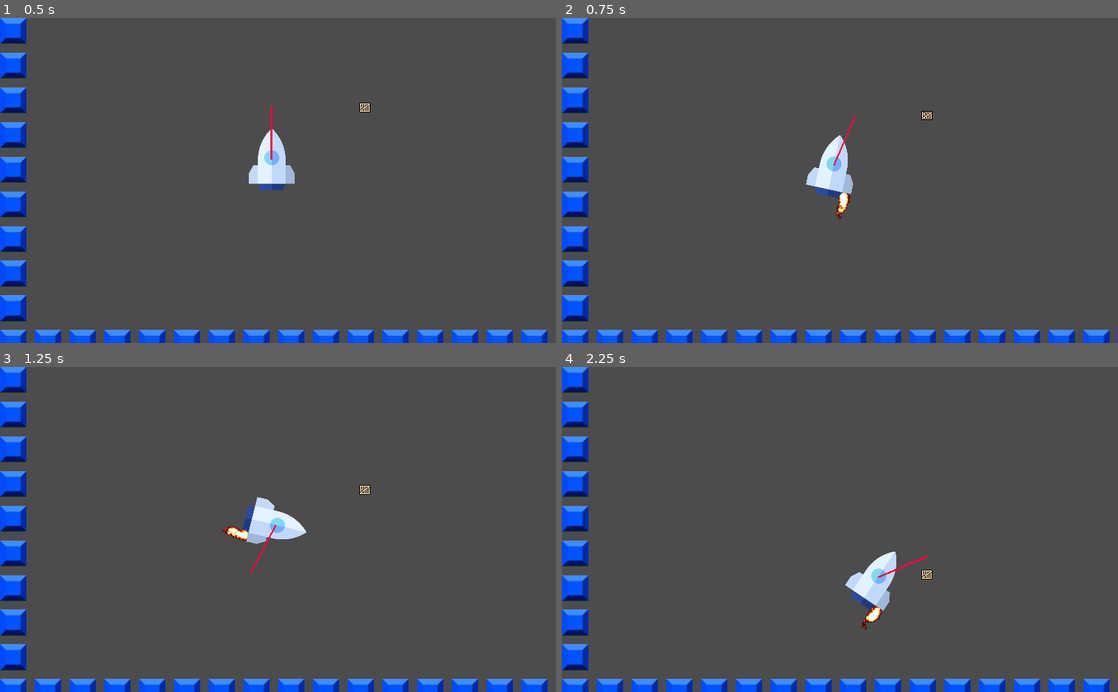
Above: before the commit, frames 1-4 (two rows, left to right).
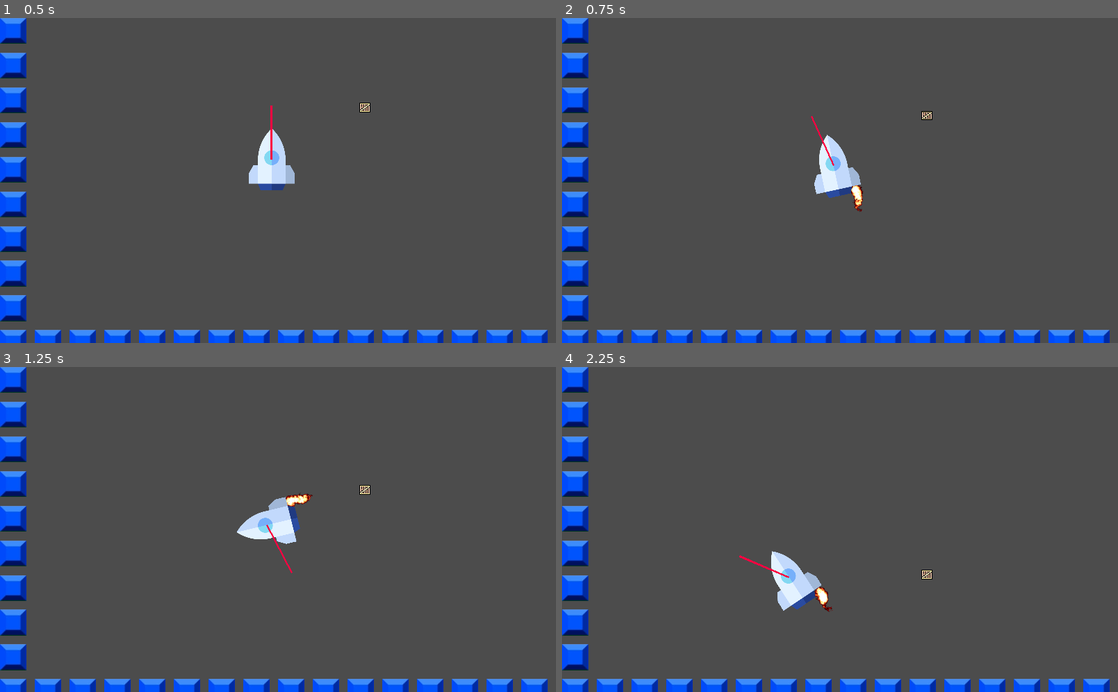
Above: after the commit, the same moments.

Repository: paul-asvb/raekaetae
Game: Godot game, scene res://levels/testLevel.tscn
Two runs of this game, one before a commit and one after it. Both use one fixed random seed, a clock stepped at 60 frames per second and the inputs below.
Inputs:
- Up to frame 1 (0.5 s): no input
- Up to frame 2 (0.75 s): hold Right (move_right) from 0.53 s (still down)
- Up to frame 3 (1.25 s): keep holding Right (move_right)
- Up to frame 4 (2.25 s): release Right (move_right) at 1.28 s; hold A (move_left) 1.28-2.03 s; hold Right (move_right) from 2.03 s (still down)

Frame 1 is identical in both runs. In frame 2, 1.0% of the frame differs, in the area x 43-55%, y 30-62%; in frame 3, 1.4%; in frame 4, 2.3%, in the area x 31-66%, y 56-81%.

Commit message:
update torque direction

Diff:
--- a/actors/player.gd
+++ b/actors/player.gd
@@ -18,7 +18,7 @@
 	if right ==	 1 :
 		get_node("fireRight").visible = true
 		var boosterForceRight = Vector2(0,-force).rotated(playerrotation)
-		apply_torque_impulse(+boosterTorque)
+		apply_torque_impulse(-boosterTorque)
 
 		apply_central_impulse(boosterForceRight)
 
@@ -26,7 +26,7 @@
 	if left ==	 1 :
 		get_node("fireLeft").visible = true
 
-		apply_torque_impulse(-boosterTorque)
+		apply_torque_impulse(boosterTorque)
 		var boosterForceLeft = Vector2(0,-force).rotated(playerrotation)
 		apply_central_impulse(boosterForceLeft)
 
